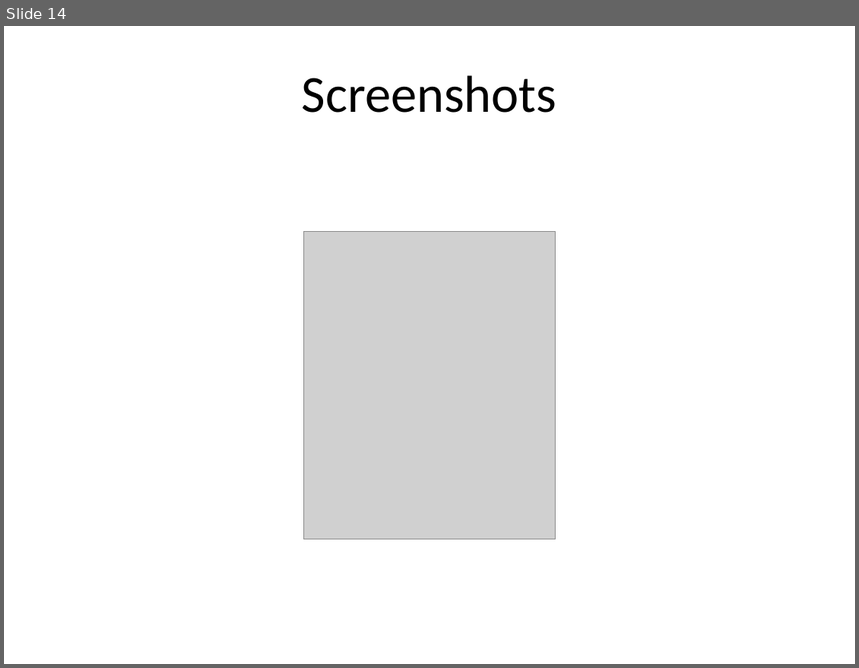
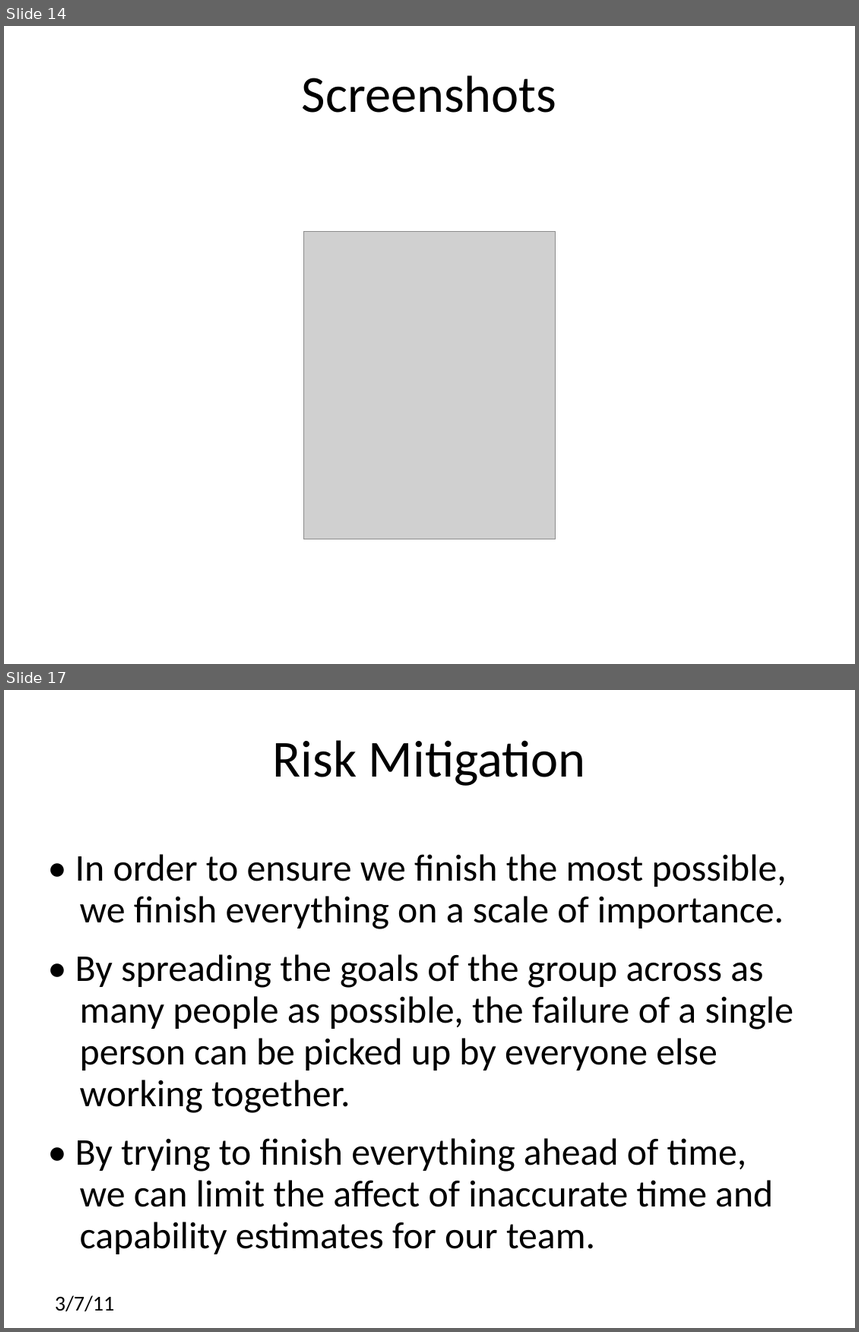
Before and after one commit to codebycliff/fractalblaster, a slide deck: trunk/doc/Mid-Semester Progress.ppt. Shown one above the other, each under a label of ours: slide 14 before the commit, slides 14 and 17 after it; the slides between them are not shown. The pictures are 859x668 and 859x1332 pixels, drawn with LibreOffice and Linux fonts; fonts in the diff are those of the drawing; grey boxes stand for pictures. Boxes give left, top, right and bottom in pixels: in the first picture for what was removed or moved away, otherwise in the second. Text is boxed around its words. In the diff, an @@ line names an element or a change of style, - is before the commit and + after.

```diff
--- a/trunk/doc/Mid-Semester Progress.ppt
+++ b/trunk/doc/Mid-Semester Progress.ppt
@@ slide 17 added at [4, 690, 855, 1328], background #FFFFFF @@
@@ title added at [273, 740, 586, 786], 44 pt, text #000000 @@
+Risk Mitigation
@@ text added at [75, 854, 794, 1255], 32 pt, text #000000 @@
+• In order to ensure we finish the most possible, we finish everything on a scale of importance.
+• By spreading the goals of the group across as many people as possible, the failure of a single person can be picked up by everyone else working together.
+• By trying to finish everything ahead of time, we can limit the affect of inaccurate time and capability estimates for our team.
@@ text added at [55, 1296, 114, 1312], 18 pt, text #000000 @@
+3/7/11
```
Also in this commit, not shown: 2 slides changed, 2 other slides added, 1 other file.
